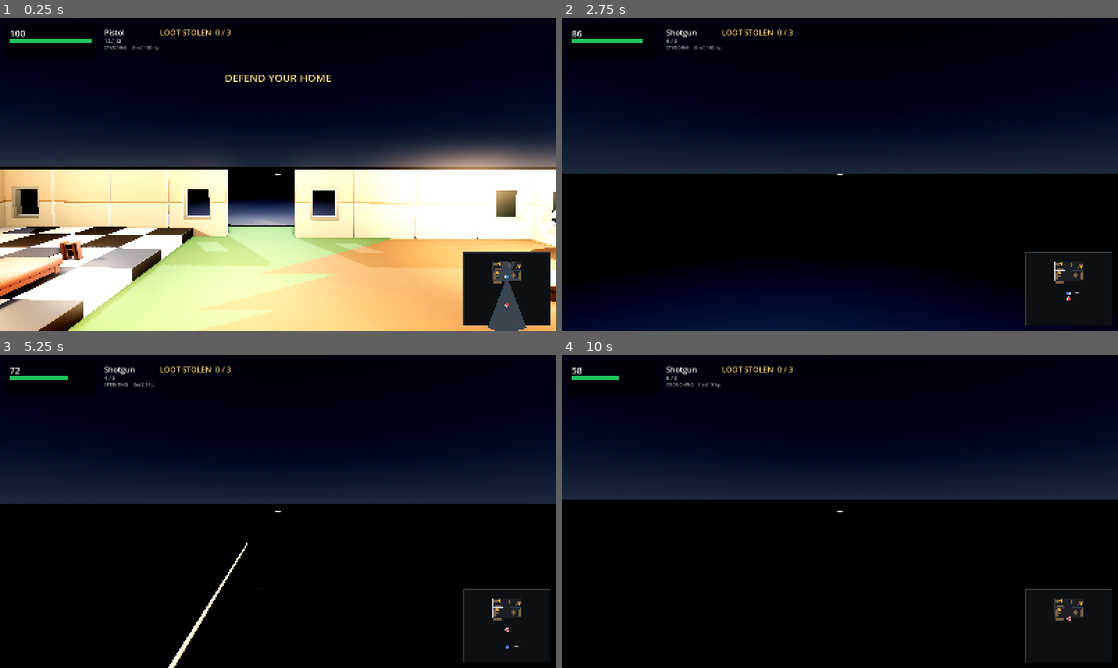
Above: before the commit, frames 1-4 (two rows, left to right).
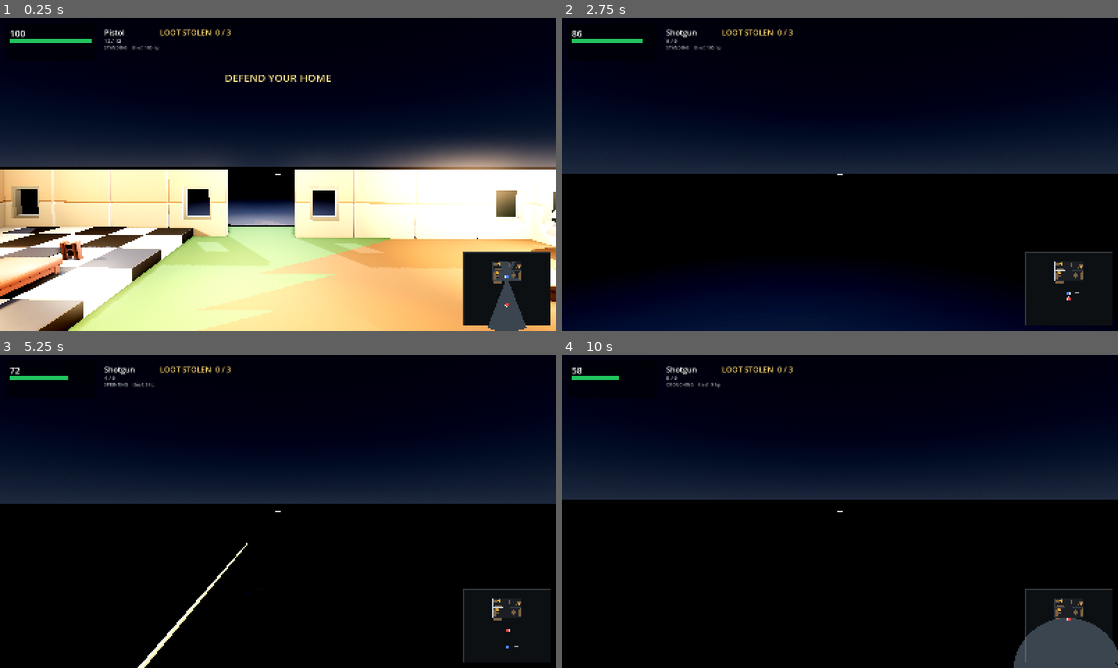
Above: after the commit, the same moments.

Repository: richardbrandel/home-invasion-godot
Game: Godot game, scene res://scenes/main.tscn
The game is run twice, just before and just after one commit, with the same random seed, the same clock (stepped at 60 frames per second) and the same inputs.
Inputs (mouse positions are in pixels of both pictures, inside the frame that each line leads up to):
- Up to frame 1 (0.25 s): no input
- Up to frame 2 (2.75 s): tap Enter at 0.5, 0.6 s; move the mouse to (867, 174) at 0.52 s; hold W from 0.53 s (still down); click (867, 174) at 0.67 s; move the mouse to (812, 174) at 1.27 s; tap 1 at 1.35 s; move the mouse to (851, 168) at 2.02 s; tap 2 at 2.1 s
- Up to frame 3 (5.25 s): keep holding W; move the mouse to (272, 517) at 2.77 s; tap R at 2.85 s; click (272, 517) at 2.92 s; tap Space at 3.5, 5 s; move the mouse to (316, 514) at 3.52 s; hold C 3.53-4.28 s; tap Enter at 4.25 s; move the mouse to (233, 508) at 4.27 s; tap Ctrl at 4.35 s; move the mouse to (283, 511) at 5.02 s; hold Shift from 5.03 s (still down); click (283, 511) at 5.17 s
- Up to frame 4 (10 s): tap Enter at 5.75, 5.85 s; move the mouse to (817, 505) at 5.77 s; release W at 5.78 s; release Shift at 5.78 s; hold D 5.78-6.53 s; tap Space at 6.5 s; move the mouse to (867, 511) at 6.52 s; hold W 6.53-8.78 s; tap 1 at 6.6 s; move the mouse to (812, 511) at 7.27 s; tap 2 at 7.35 s; click (812, 511) at 7.42 s; move the mouse to (851, 505) at 8.02 s; tap R at 8.1 s; move the mouse to (834, 517) at 8.77 s; hold A 8.78-9.53 s; tap C at 8.85 s; move the mouse to (878, 514) at 9.52 s; hold W from 9.53 s (still down); hold Ctrl from 9.53 s (still down); click (878, 514) at 9.67 s

Frames 1-2 are identical in both runs. In frame 3, 0.6% of the frame differs, in the area x 24-92%, y 60-100%; in frame 4, 2.4%, in the area x 81-100%, y 83-100%.

Commit message:
Make the homeowner and the intruder solid
They could walk straight through each other. Sim.separate_bodies() now keeps
them out of each other: the intruder yields first, because the player's input
is authoritative and being shoved about by the AI reads as broken, and the
homeowner only absorbs the overlap the intruder cannot escape with scenery
behind him. That is what makes a corner feel solid rather than spongy.

Separation on its own is a trap. The push is straight back along the line of
approach, and the player spawns at (0, -10.6) - exactly on the thief's
doorIn -> frontHub line - so he would stall there permanently and the heist
would never finish. Sim.steer_around() therefore swings his heading 0.6 rad
away from a homeowner within 2.2 m and in front of him, breaking dead-on ties
to a fixed side so he is predictable rather than jittering.

Measured after both are in: the full heist still completes, 101.9 s with 0
re-routes (up from 97.6 s), and across a whole heist the two never come
closer than the sum of their radii.

10 new tests; 30 pass.

Diff:
--- a/scripts/sim.gd
+++ b/scripts/sim.gd
@@ -125,6 +125,13 @@
 const THIEF_RELOAD := 1.5
 const GRAB_RANGE := 1.4
 const DROP_RANGE := 1.6
+
+## The thief starts giving the homeowner a wide berth this far out, and swings
+## this hard when he does. Without it, making the two bodies solid would wall him
+## in: the separation push is straight back along the line of approach, so a
+## dead-on meeting stalls him permanently instead of letting him round the player.
+const AVOID_RANGE := 2.2
+const AVOID_TURN := 0.6
 
 const WEAPONS := {
 	"pistol":  {"name": "Pistol",  "dmg": 26, "cd": 0.24, "mag": 12, "reload": 1.15, "pellets": 1, "spread": 0.02},
@@ -298,6 +305,49 @@
 	return Vector2(
 		clampf(pos.x, BOUNDS.position.x + radius, BOUNDS.end.x - radius),
 		clampf(pos.y, BOUNDS.position.y + radius, BOUNDS.end.y - radius))
+
+## Keep the homeowner and the intruder out of each other, so neither can walk
+## through the other. The intruder yields first — the player's own input is
+## authoritative and being shoved about by the AI reads as broken — and only the
+## overlap he cannot escape, because scenery is behind him, is taken back out of
+## the homeowner. That is what makes a corner feel solid rather than spongy.
+## Returns [player_pos, thief_pos].
+static func separate_bodies(ppos: Vector2, tpos: Vector2) -> Array[Vector2]:
+	var min_dist := PLAYER_RADIUS + THIEF_RADIUS
+	var d := tpos - ppos
+	var dist := d.length()
+	if dist >= min_dist:
+		var clear: Array[Vector2] = [ppos, tpos]
+		return clear
+	# exactly coincident has no direction to work with; pick a fixed axis so the
+	# result is repeatable rather than depending on float noise
+	var n := Vector2(1.0, 0.0) if dist < 1e-5 else d / dist
+
+	var t := clamp_to_world(resolve_circle(ppos + n * min_dist, THIEF_RADIUS), THIEF_RADIUS)
+	var back := t - ppos
+	var back_dist := back.length()
+	if back_dist < min_dist:
+		var bn := n if back_dist < 1e-5 else back / back_dist
+		var p := clamp_to_world(resolve_circle(t - bn * min_dist, PLAYER_RADIUS), PLAYER_RADIUS)
+		var squeezed: Array[Vector2] = [p, t]
+		return squeezed
+	var yielded: Array[Vector2] = [ppos, t]
+	return yielded
+
+## Swing a heading away from the homeowner when he is close and in front. Ties —
+## walking straight at him — break to a fixed side, so the thief is predictable
+## instead of jittering left and right.
+static func steer_around(a: float, from: Vector2, ppos: Vector2) -> float:
+	var to_p := ppos - from
+	var gap := to_p.length()
+	if gap > AVOID_RANGE or gap < 1e-5:
+		return a
+	var fwd := Vector2(cos(a), sin(a))
+	var dir := to_p / gap
+	if fwd.dot(dir) <= 0.0:
+		return a                       # he is behind; nothing to avoid
+	var side := fwd.cross(dir)
+	return a - AVOID_TURN if side > 0.0 else a + AVOID_TURN
 
 # ------------------------------------------------------------------- pathing
 static func nearest_node(p: Vector2) -> String:
@@ -435,11 +485,19 @@
 			route.pop_front()
 			continue
 		var a := (wp - tpos).angle()
+		a = steer_around(a, tpos, ppos)
 		tpos += Vector2(cos(a), sin(a)) * THIEF_SPEED * speed_scale * dt
 		tpos = resolve_circle(tpos, THIEF_RADIUS)
 		tpos = clamp_to_world(tpos, THIEF_RADIUS)
 		thief["yaw"] = a
 		break
+
+	# ---- solid bodies: neither may stand inside the other. Applied here, once
+	# both have moved — the homeowner's step is taken by the caller before this.
+	var pair := separate_bodies(ppos, tpos)
+	ppos = pair[0]
+	tpos = pair[1]
+	player["pos"] = ppos
 	thief["pos"] = tpos
 
 	# ---- stuck detection: re-route rather than stand still forever
--- a/test/test_sim.gd
+++ b/test/test_sim.gd
@@ -94,6 +94,64 @@
 	print("        cleared 3 items in %.1fs, %d re-routes" % [t, reroutes])
 	check("thief does not thrash while heisting", reroutes <= 2,
 		"%d re-routes" % reroutes)
+
+	# ---- solid bodies
+	_banner("solid bodies")
+	var body_gap := Sim.PLAYER_RADIUS + Sim.THIEF_RADIUS
+
+	var sep := Sim.separate_bodies(Vector2(0, 0), Vector2(0.2, 0.1))
+	var s0: Vector2 = sep[0]
+	var s1: Vector2 = sep[1]
+	check("two overlapping bodies are pushed apart",
+		s1.distance_to(s0) >= body_gap - 1e-4,
+		"%.3f m apart, want >= %.3f" % [s1.distance_to(s0), body_gap])
+	check("the homeowner is not shoved while the intruder can still yield",
+		s0.is_equal_approx(Vector2.ZERO), "player moved to %s" % s0)
+
+	var co := Sim.separate_bodies(Vector2(3, 3), Vector2(3, 3))
+	var c0: Vector2 = co[0]
+	var c1: Vector2 = co[1]
+	check("exactly coincident bodies still separate",
+		c1.distance_to(c0) >= body_gap - 1e-4,
+		"%.3f m apart" % c1.distance_to(c0))
+
+	var apart := Sim.separate_bodies(Vector2(0, 0), Vector2(0, 5))
+	check("already-separated bodies are left exactly alone",
+		(apart[0] as Vector2).is_equal_approx(Vector2.ZERO)
+		and (apart[1] as Vector2).is_equal_approx(Vector2(0, 5)))
+
+	var shoved := Sim.separate_bodies(Vector2(0, 0), Vector2(0, 0.3))
+	check("the intruder is the body that yields",
+		(shoved[1] as Vector2).y > 0.3, "thief ended at %s" % shoved[1])
+
+	# ---- steering: solid alone would wall him in
+	var north := -PI * 0.5
+	check("the thief swerves around a homeowner directly ahead",
+		absf(Sim.steer_around(north, Vector2(0, 0), Vector2(0, -1.5)) - north) > 0.1)
+	check("the thief does not swerve for a homeowner behind him",
+		is_equal_approx(Sim.steer_around(north, Vector2(0, 0), Vector2(0, 1.5)), north))
+	check("the thief does not swerve for a distant homeowner",
+		is_equal_approx(Sim.steer_around(north, Vector2(0, 0), Vector2(0, -20.0)), north))
+	check("the swerve turns away from the homeowner, not into him",
+		Sim.steer_around(north, Vector2(0, 0), Vector2(-0.4, -1.5)) > north,
+		"homeowner to the left, heading swung to %.3f" %
+			Sim.steer_around(north, Vector2(0, 0), Vector2(-0.4, -1.5)))
+
+	# ---- the invariant that matters in play: one whole heist, never overlapping
+	player = Sim.create_player()
+	thief = Sim.create_thief()
+	loot = Sim.create_loot()
+	events = []
+	var closest := INF
+	for i in 60 * 180:
+		Sim.step_thief(thief, player, loot, events, dt)
+		events.clear()
+		closest = minf(closest, (thief["pos"] as Vector2).distance_to(player["pos"]))
+		if Sim.remaining(loot) == 0 or not thief["alive"]:
+			break
+	check("the thief never walks through the homeowner across a whole heist",
+		closest >= body_gap - 1e-3,
+		"closest approach %.3f m, want >= %.3f" % [closest, body_gap])
 
 	# ---- thief stays in bounds
 	player = Sim.create_player()
